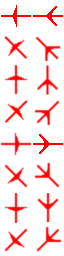
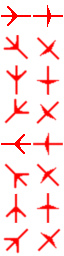
Layers edited between the first and the second 64x256 image:
added layer "ship copy" above "ship" over left=1, top=5, right=63, bottom=254
hid "ship" over left=1, top=5, right=63, bottom=253
